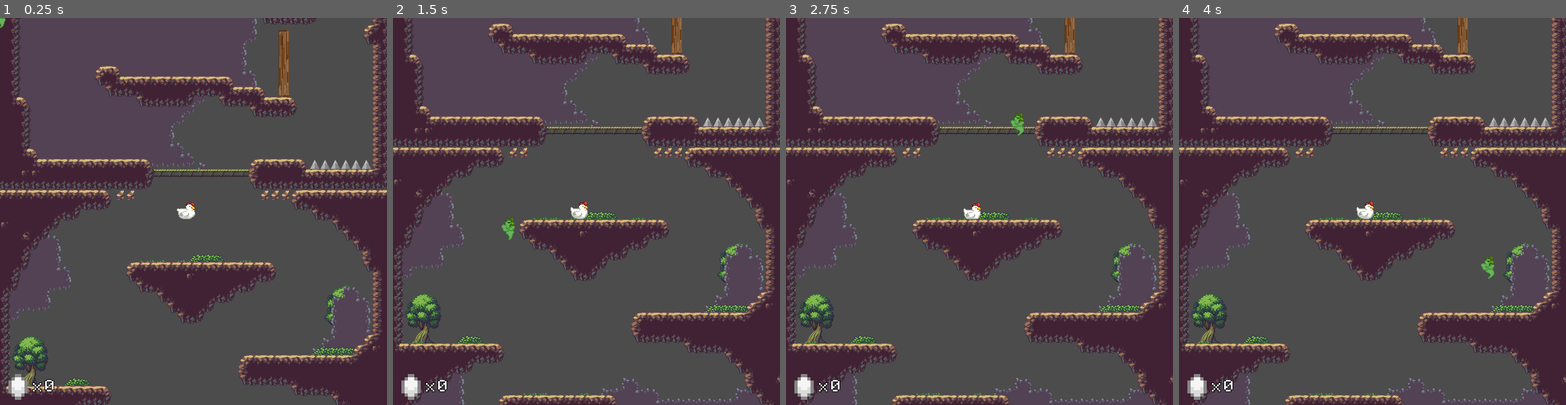
Above: before the commit, frames 1-4 (left to right).
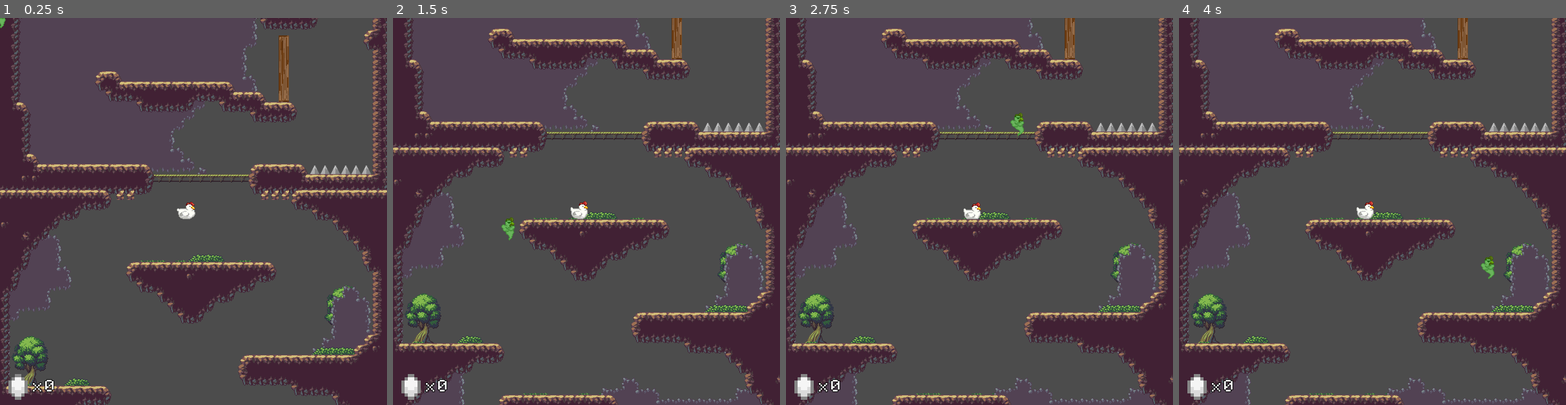
Above: after the commit, the same moments.

Repository: Morelatto/Galinha
Game: Godot game, scene res://Scenes/Stages/World_Base.tscn
The game is run twice, just before and just after one commit, with the same random seed, the same clock (stepped at 60 frames per second) and the same inputs. This scene is started directly instead of the project's main scene.
Inputs (mouse positions are in pixels of both pictures, inside the frame that each line leads up to):
- Up to frame 1 (0.25 s): no input
- Up to frame 2 (1.5 s): move the mouse to (671, 192) at 0.52 s; move the mouse to (509, 230) at 1.27 s
- Up to frame 3 (2.75 s): move the mouse to (1018, 126) at 2.02 s
- Up to frame 4 (4 s): move the mouse to (1353, 288) at 2.77 s; move the mouse to (1488, 269) at 3.52 s

The runs differ from the first frame. In frame 1, 6.2% of the frame differs, in the area x 0-100%, y 0-46%; in frame 2, 5.6%; in frame 3, 5.6%; in frame 4, 5.6%.
Error before the commit: Invalid get index 'position' (on base: 'null instance'). (res://Scripts/Checkpoint.gd:14)
Error after the commit: Invalid get index 'position' (on base: 'null instance'). (res://Scripts/Checkpoint.gd:18)

Commit message:
Checkpoint fixed

Diff:
--- a/Scenes/Stages/World_1.tscn
+++ b/Scenes/Stages/World_1.tscn
@@ -15,7 +15,6 @@
 [node name="World" type="Node2D"]
 
 [node name="Map" type="Node2D" parent="."]
-position = Vector2( 0, 8 )
 
 [node name="caveBackground" type="TileMap" parent="Map"]
 tile_set = ExtResource( 2 )
@@ -89,4 +88,4 @@
 position = Vector2( 456, 104 )
 
 [node name="LevelBottom" type="Position2D" parent="."]
-position = Vector2( 0, 424 )
+position = Vector2( 0, 408 )
--- a/Scenes/Stages/World_2.tscn
+++ b/Scenes/Stages/World_2.tscn
@@ -8,8 +8,7 @@
 [node name="Map" type="Node2D" parent="."]
 
 [node name="RopeTileMap" parent="Map" instance=ExtResource( 2 )]
-position = Vector2( 448, 448 )
-tile_data = PoolIntArray( -327679, 5, 0, -327678, 4, 0, -327677, 4, 0, -327676, 4, 0, -327675, 4, 0, -327674, 4, 0, -327673, 4, 0, -327672, 4, 0, -327671, 4, 0, -327670, 6, 0 )
+tile_data = PoolIntArray( 1507357, 5, 0, 1507358, 4, 0, 1507359, 4, 0, 1507360, 4, 0, 1507361, 4, 0, 1507362, 4, 0, 1507363, 4, 0, 1507364, 4, 0, 1507365, 4, 0, 1507366, 6, 0 )
 
 [node name="TileMap" type="TileMap" parent="Map"]
 tile_set = ExtResource( 1 )
--- a/Scripts/Checkpoint.gd
+++ b/Scripts/Checkpoint.gd
@@ -5,14 +5,18 @@
 onready var world_controller = get_tree().get_root().get_child(0)
 onready var chicken = get_tree().get_root().get_child(0).find_node("Chicken")
 onready var collisionShape = $StaticBody2D/CollisionShape2D
-onready var map = get_parent().get_parent()
+onready var map = get_parent().get_parent().get_parent()
 
 var is_triggered = false
+var converted_position = Vector2()
+
+func _ready():
+	converted_position = map.to_global(position)
 
 func _process(delta):
 	#32 is the chicken size
-	var local_chicken = map.to_local(chicken.position)
-	if !is_triggered and local_chicken.y < position.y - 32:
+	var local_chicken = chicken.position
+	if !is_triggered and local_chicken.y < converted_position.y - 32:
 		trigger()
 #-252.389
 func trigger():
--- a/Scripts/Controllers/Chicken_Controller.gd
+++ b/Scripts/Controllers/Chicken_Controller.gd
@@ -35,7 +35,7 @@
 
 func respawn():
 	#32 is the size of the chicken.
-	var respawn_pos = Vector2(checkpoint.position.x, checkpoint.position.y - 32)
+	var respawn_pos = Vector2(checkpoint.converted_position.x, checkpoint.converted_position.y - 32)
 	global_transform.origin = respawn_pos
 	rotation = 0
 	is_in_respawn = false
--- a/Scripts/Controllers/WorldController.gd
+++ b/Scripts/Controllers/WorldController.gd
@@ -15,6 +15,9 @@
 	pass
 
 func load_next_world():
+	if world_index > number_of_worlds - 1:
+		#load last level
+		return
 	var world = world_list[world_index].instance()
 	world_index += 1
 	if loaded_worlds.size() >= 1:
